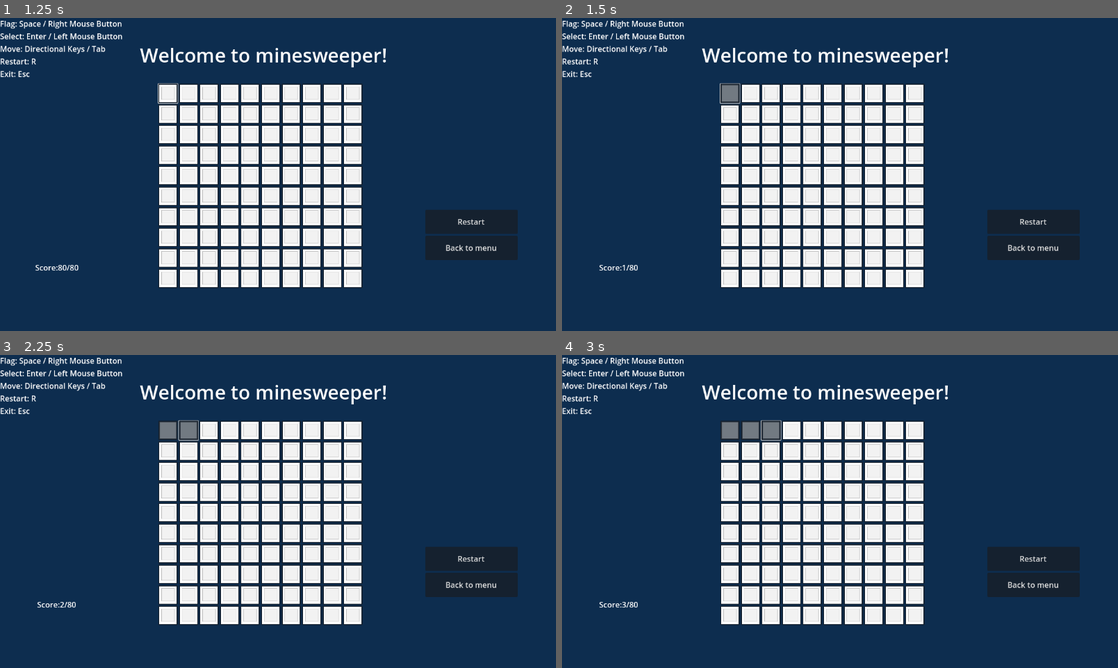
Above: before the commit, frames 1-4 (two rows, left to right).
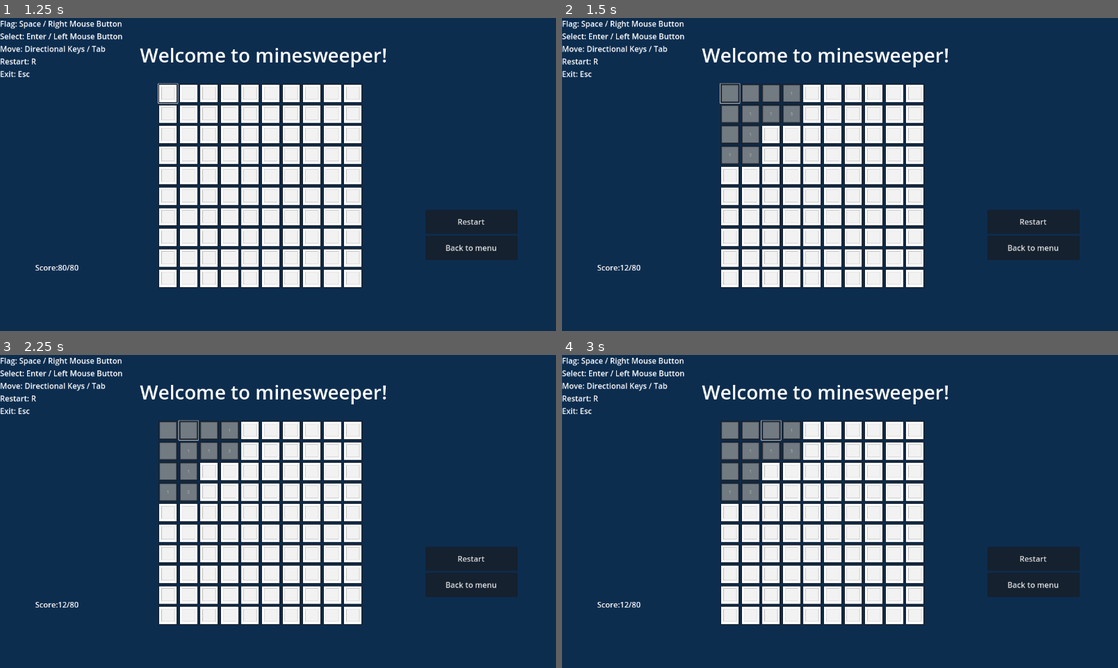
Above: after the commit, the same moments.

Repository: Ka55u/minesweeper
Game: Godot game, scene res://MainMenu.tscn
Same seed, same stepped clock (60 frames per second), same inputs: the game is played once before the commit and once after it.
Inputs (mouse positions are in pixels of both pictures, inside the frame that each line leads up to):
- Up to frame 1 (1.25 s): click "Play" at 0.5 s
- Up to frame 2 (1.5 s): click (728, 93) at 1.25 s
- Up to frame 3 (2.25 s): click (189, 430) at 2.02 s
- Up to frame 4 (3 s): click (773, 430) at 2.77 s

Frame 1 is identical in both runs. In frame 2, 2.0% of the frame differs, in the area x 6-43%, y 21-81%; in frame 3, 1.9%; in frame 4, 1.7%.

Commit message:
Added missing minesweeper feature
Added nearby tiles revealing after revealing a tile with no number, as normal minesweeper does.

Diff:
--- a/Minesweeper.gd
+++ b/Minesweeper.gd
@@ -48,7 +48,8 @@
 	for i in range(grid_size * grid_size):
 		var tile_scene = preload("res://Tile.tscn")
 		var tile = tile_scene.instantiate()
-
+		tile.grid_x = i % grid_size
+		tile.grid_y = int(i / grid_size)
 		#connecting bombs through a signal to handle game over
 		tile.connect("bomb_revealed", Callable(self, "_on_bomb_revealed"))
 		grid.append(tile)
@@ -57,10 +58,26 @@
 	if grid.size() > 0:
 		grid[0].grab_focus()
 
+func reveal_empty_neighbors(x, y):
+	print("revealing neighbors at", x, y)
+	if x < 0 or x >= grid_size or y < 0 or y >= grid_size:
+		return
+	var index = x + y * grid_size
+	var tile = grid[index]
+	if tile.is_revealed or tile.is_bomb:
+		return
+	tile.reveal()
+	update_score()
+	if tile.nearby_bombs > 0:
+		return
+	for dx in range(-1, 2):
+		for dy in range(-1, 2):
+			if dx == 0 and dy == 0:
+				continue
+			reveal_empty_neighbors(x + dx, y + dy)
+
 #placing bombs in the grid
 func place_bombs():
-	if GlobalVar.is_hard == true:
-		bomb_count = 20
 	var bombs_placed = 0
 	while bombs_placed < bomb_count:
 		var index = randi() % (grid_size * grid_size)
@@ -87,7 +104,7 @@
 						var neighbor_index = nx + ny * grid_size
 						if grid[neighbor_index].is_bomb:
 							count += 1
-					tile.nearby_bombs = count
+			tile.nearby_bombs = count
 
 func _on_bomb_revealed():
 	game_over()
@@ -129,6 +146,18 @@
 func _on_restart_pressed():
 	get_tree().reload_current_scene()
 
+func _on_tile_clicked(tile):
+	tile.reveal()
+	if not tile.is_bomb and tile.nearby_bombs == 0:
+		for dx in range(-1, 2):
+				for dy in range(-1, 2):
+					if dx == 0 and dy == 0:
+						continue
+					reveal_empty_neighbors(tile.grid_x + dx, tile.grid_y + dy)
+	update_score()
+	win_condition()
+
+
 #input handling for arrow keys, navigation in grid
 func _unhandled_input(event: InputEvent):
 	if event is InputEventKey and event.pressed:
--- a/tile.gd
+++ b/tile.gd
@@ -6,6 +6,8 @@
 var is_revealed = false
 var is_flagged = false
 var nearby_bombs = 0
+var grid_x = 0
+var grid_y = 0
 
 const BOMB = preload("res://assets/Bomb.png")
 const BACK_IMAGE = preload("res://assets/Hidden.png")
@@ -39,9 +41,11 @@
 			flag_toggle()
 			accept_event()
 
-#listens to right mouse button, works with signal
+#listens to right mouse button, works with signal, calls main function to reveal tiles
 func _on_left_click():
-	reveal()
+	grid_select_player.play()
+	var main = get_parent().get_parent().get_parent()
+	main._on_tile_clicked(self)
 
 
 func reveal():
@@ -57,21 +61,13 @@
 			await get_tree().create_timer(1.0).timeout
 			audio_stream_player.play()
 			icon = EXPLOSION
-
 		emit_signal("bomb_revealed")
 	else:
-		var main = get_parent().get_parent().get_parent()
-		if main and main.has_method("update_score"):
-			main.update_score()
-		main.update_score()
-		grid_select_player.play()
 		icon = EMPTY
 		if nearby_bombs > 0:
 			text = str(nearby_bombs)
 		else:
-			text = str("")
-		if main and main.has_method("win_condition"):
-			main.win_condition()
+			text = ""
 		disabled = true
 
 func flag_toggle():
